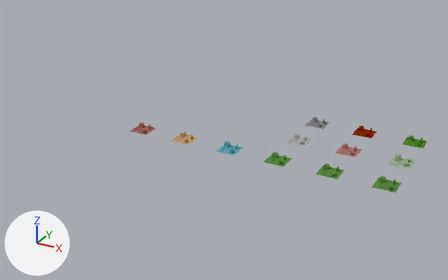
An edit to the Blender file materials/materials_toylandnormal.blend, drawn before and after from the same camera.
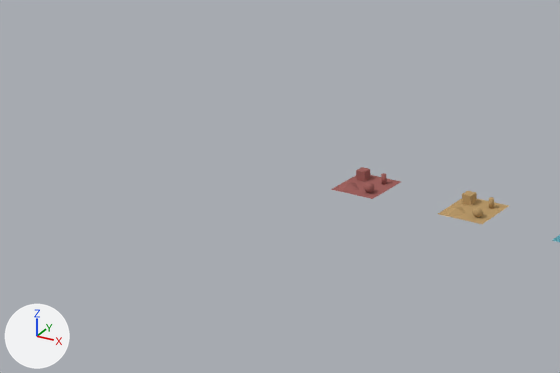
The first picture shows the older version from a 50 mm camera at (10.3, -47.2, 24.4) aimed at (-18.3, 5.0, -1.7). The close-ups show both versions on the part from 0% to 49% of the width and 20% to 72% of the height of that picture; other places that the commit changed are outside them. Every picture has the same lights, and +X, +Y and +Z are marked at lower left.
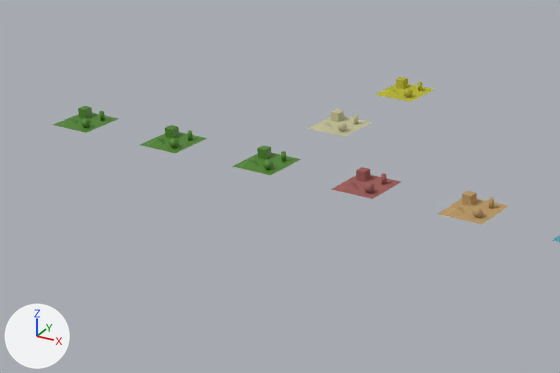
Pixel boxes [x1, y1, x2, y2] of what changed, in the close-ups (560 x 373 px):
'Plane.014', added (green)
    after: [232, 145, 301, 175]
'Plane.015', added (green)
    after: [140, 125, 207, 153]
'Plane.013', added (beige)
    after: [307, 109, 371, 136]
'Plane.016', added (green)
    after: [53, 106, 119, 133]
'Plane.012', added (yellow)
    after: [375, 77, 434, 102]

Diff of the bpy script that builds the scene:
```diff
--- a/materials/materials_toylandnormal.blend.py
+++ b/materials/materials_toylandnormal.blend.py
@@ mat_grass_toylandyellow1 @@
+mat_grass_toylandyellow1 = diffuse_material('Grass_ToylandYellow1')
+mat_grass_toylandyellow1.base_color = (0.487, 0.47, 0.0492)  # yellow #b9b63f
@@ mat_grass_toylandyellow2 @@
+mat_grass_toylandyellow2 = diffuse_material('Grass_ToylandYellow2')
+mat_grass_toylandyellow2.base_color = (0.549, 0.527, 0.323)  # beige #c4c09a
@@ mat_grass_toyland_yellow @@
+mat_grass_toyland_yellow = principled_material('Grass_Toyland_Yellow')
+mat_grass_toyland_yellow.base_color = (0.0772, 0.233, 0.0227)  # green #4f852a
@@ mat_grass_toyland_gr1 @@
+mat_grass_toyland_gr1 = principled_material('Grass_Toyland_Gr1')
+mat_grass_toyland_gr1.base_color = (0.0772, 0.233, 0.0227)  # green #4f852a
@@ mat_grass_toyland_gr2 @@
+mat_grass_toyland_gr2 = principled_material('Grass_Toyland_Gr2')
+mat_grass_toyland_gr2.base_color = (0.0772, 0.233, 0.0227)  # green #4f852a
@@ me_plane_006 @@
+me_plane_006.from_pydata(...)  # 250 vertices, 373 faces; spans x -1.0..1.0, y -1.0..1.0, z 0.0..0.4
+me_plane_006.materials.append(mat_grass_toylandyellow1)  # yellow #b9b63f
@@ me_plane_007 @@
+me_plane_007.from_pydata(...)  # 250 vertices, 373 faces; spans x -1.0..1.0, y -1.0..1.0, z 0.0..0.4
+me_plane_007.materials.append(mat_grass_toylandyellow2)  # beige #c4c09a
@@ me_plane_008 @@
+me_plane_008.from_pydata(...)  # 250 vertices, 373 faces; spans x -1.0..1.0, y -1.0..1.0, z 0.0..0.4
+me_plane_008.materials.append(mat_grass_toyland_yellow)  # green #4f852a
@@ me_plane_009 @@
+me_plane_009.from_pydata(...)  # 250 vertices, 373 faces; spans x -1.0..1.0, y -1.0..1.0, z 0.0..0.4
+me_plane_009.materials.append(mat_grass_toyland_gr1)  # green #4f852a
@@ me_plane_010 @@
+me_plane_010.from_pydata(...)  # 250 vertices, 373 faces; spans x -1.0..1.0, y -1.0..1.0, z 0.0..0.4
+me_plane_010.materials.append(mat_grass_toyland_gr2)  # green #4f852a
@@ ob_plane_012 @@
+ob_plane_012 = bpy.data.objects.new('Plane.012', me_plane_006)
+ob_plane_012.location = (-30.0, 10.0, 0.0)
@@ ob_plane_013 @@
+ob_plane_013 = bpy.data.objects.new('Plane.013', me_plane_007)
+ob_plane_013.location = (-30.0, 5.0, 0.0)
@@ ob_plane_014 @@
+ob_plane_014 = bpy.data.objects.new('Plane.014', me_plane_008)
+ob_plane_014.location = (-30.0, 0.0, 0.0)
@@ ob_plane_015 @@
+ob_plane_015 = bpy.data.objects.new('Plane.015', me_plane_009)
+ob_plane_015.location = (-35.0, 0.0, 0.0)
@@ ob_plane_016 @@
+ob_plane_016 = bpy.data.objects.new('Plane.016', me_plane_010)
+ob_plane_016.location = (-40.0, 0.0, 0.0)
```
